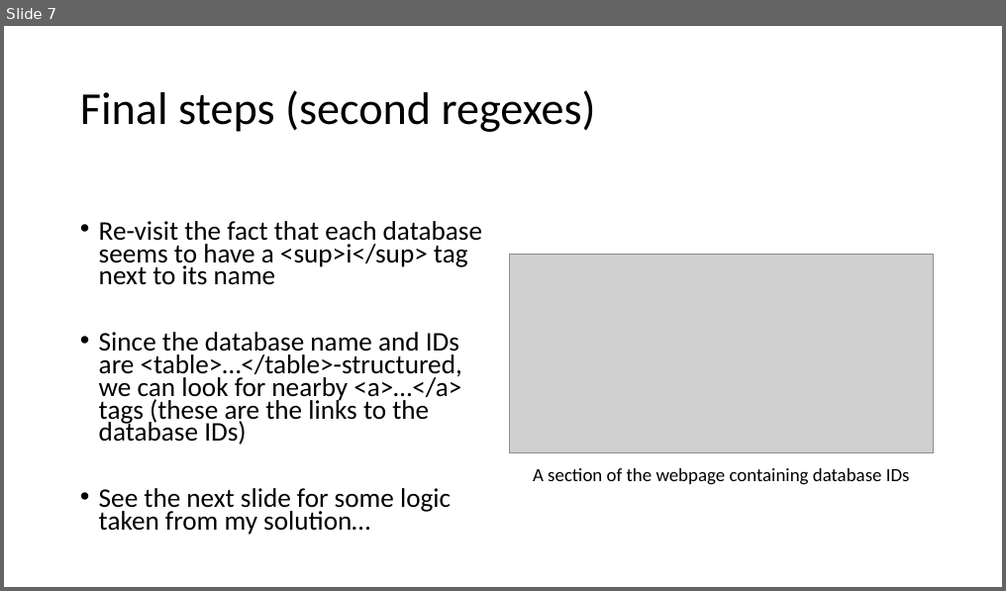
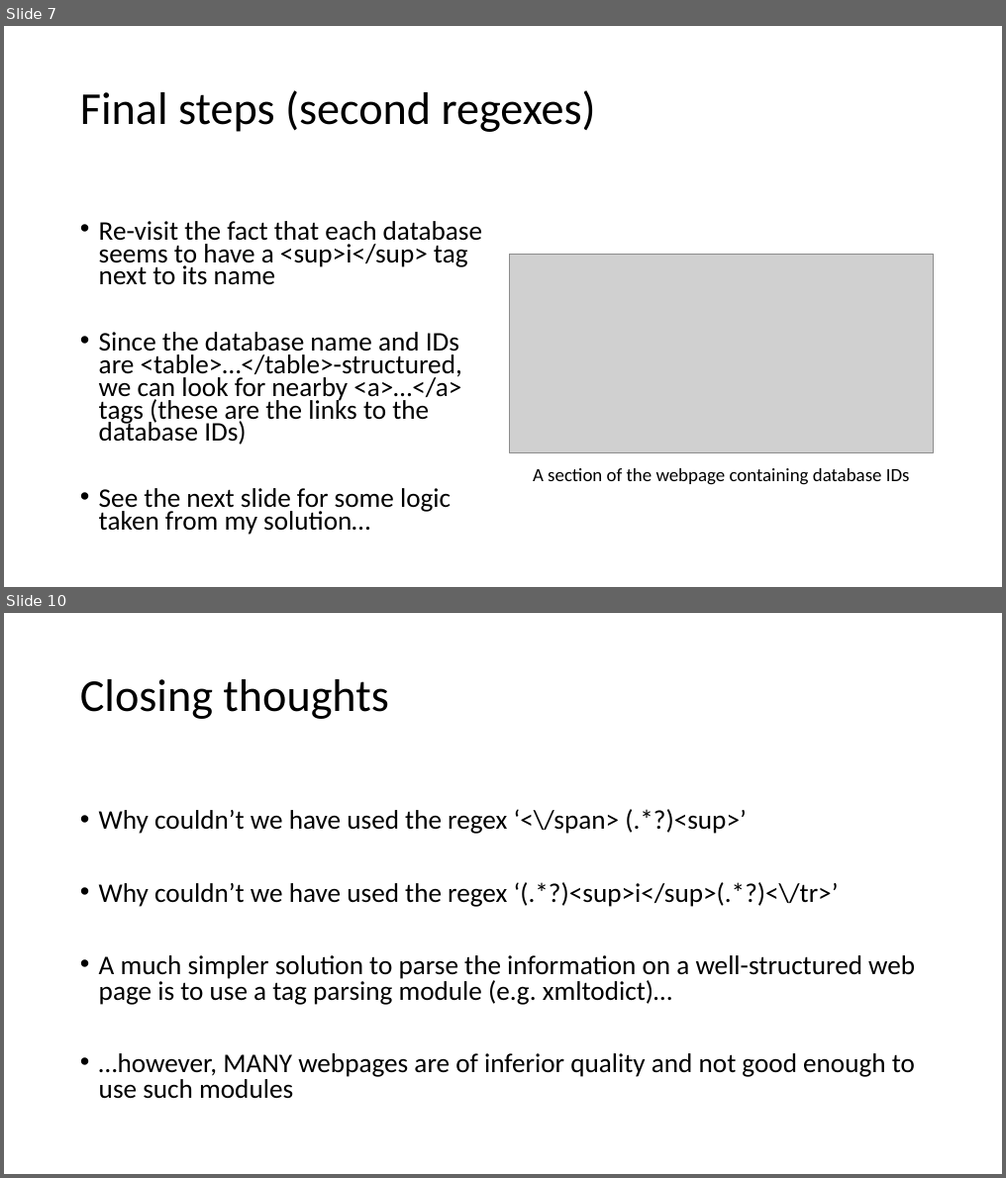
Before and after one commit to chrisarmstrong151/workshop_extension, a slide deck: workshop_1/design_challenge/Workshop 1 - Chris's Solution.pptx. Shown one above the other, each under a label of ours: slide 7 before the commit, slides 7 and 10 after it; the slides between them are not shown. The pictures are 1006x591 and 1006x1178 pixels, drawn with LibreOffice and Linux fonts; fonts in the diff are those of the drawing; grey boxes stand for pictures. Boxes give left, top, right and bottom in pixels: in the first picture for what was removed or moved away, otherwise in the second. Text is boxed around its words. In the diff, an @@ line names an element or a change of style, - is before the commit and + after.

```diff
--- a/workshop_1/design_challenge/Workshop 1 - Chris's Solution.pptx
+++ b/workshop_1/design_challenge/Workshop 1 - Chris's Solution.pptx
@@ slide 10 added at (x1=4, y1=613, x2=1002, y2=1174), background #FFFFFF @@
@@ title added at (x1=80, y1=679, x2=388, y2=719), 44 pt, text #000000 @@
+Closing thoughts
@@ text added at (x1=99, y1=809, x2=915, y2=1099), 25.9 pt, text #000000 @@
+• Why couldn’t we have used the regex ‘<\/span> (.*?)<sup>’
+• Why couldn’t we have used the regex ‘(.*?)<sup>i</sup>(.*?)<\/tr>’
+• A much simpler solution to parse the information on a well-structured web page is to use a tag parsing module (e.g. xmltodict)…
+• …however, MANY webpages are of inferior quality and not good enough to use such modules
```
Also in this commit, not shown: 1 slide changed, 2 other slides added.
